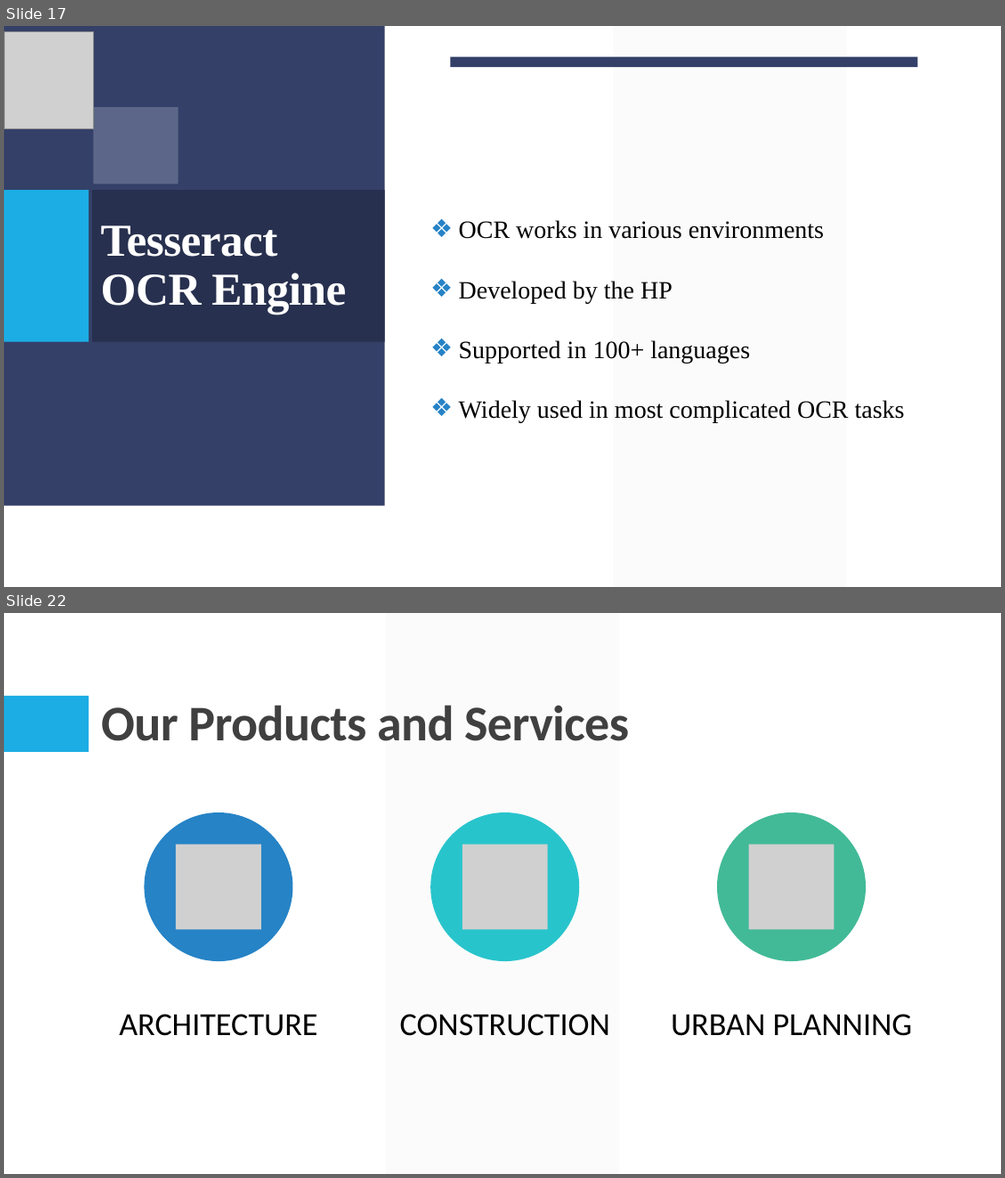
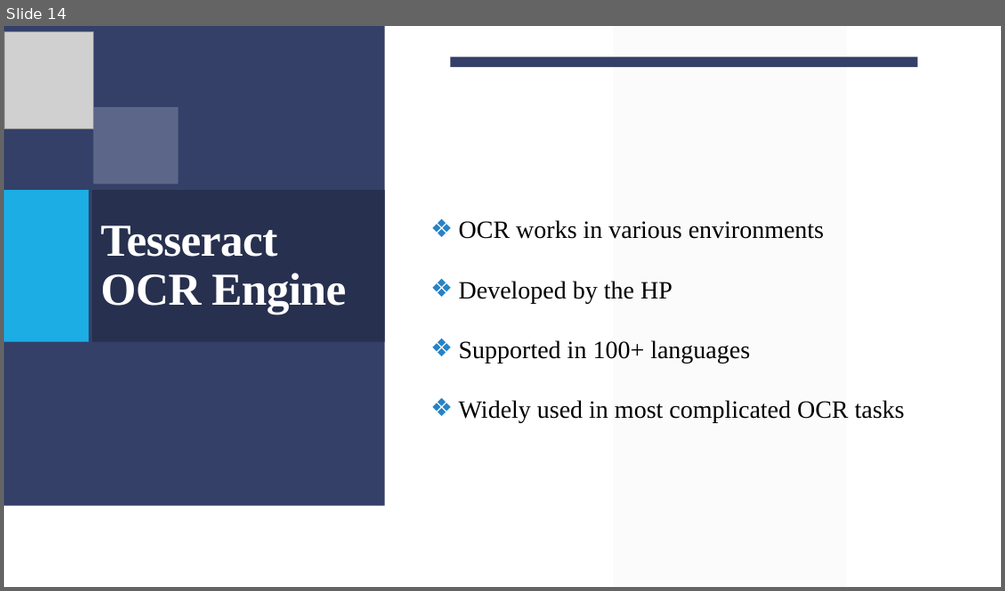
Before and after one commit to Arik096/project, a slide deck: book/puja.pptx. Shown one above the other, each under a label of ours: slides 17 and 22 before the commit, slide 14 after it; the slides between them are not shown. The pictures are 1005x1178 and 1005x591 pixels, drawn with LibreOffice and Linux fonts; fonts in the diff are those of the drawing; grey boxes stand for pictures. Boxes give left, top, right and bottom in pixels: in the first picture for what was removed or moved away, otherwise in the second. Text is boxed around its words. In the diff, an @@ line names an element or a change of style, - is before the commit and + after.

```diff
--- a/book/puja.pptx
+++ b/book/puja.pptx
@@ slide 22 removed at <box>4,613,1001,1174</box>, background #FFFFFF @@
@@ parallelogram removed at <box>386,613,619,1174</box> @@
@@ rectangle removed at <box>4,696,89,752</box> @@
@@ title removed at <box>101,705,629,741</box> @@
-Our Products and Services
@@ group removed at <box>119,812,913,1036</box>: 3 ellipses, 3 pictures, 3 texts @@
-ARCHITECTURE
-CONSTRUCTION
-URBAN PLANNING
@@ what was slide 17 is now slide 14 @@
```
Also in this commit, not shown: 1 slide changed, 1 slide added, 23 other slides removed.
